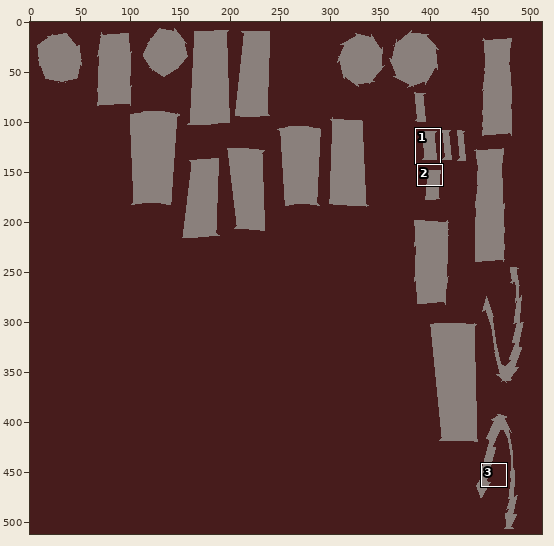
Edited in one commit: sprite sheet (assets/models/shotgun/Shot/shotgunTex.png). Above, an overview of the earlier version with the close-up marked.
Close-up. First the earlier version:
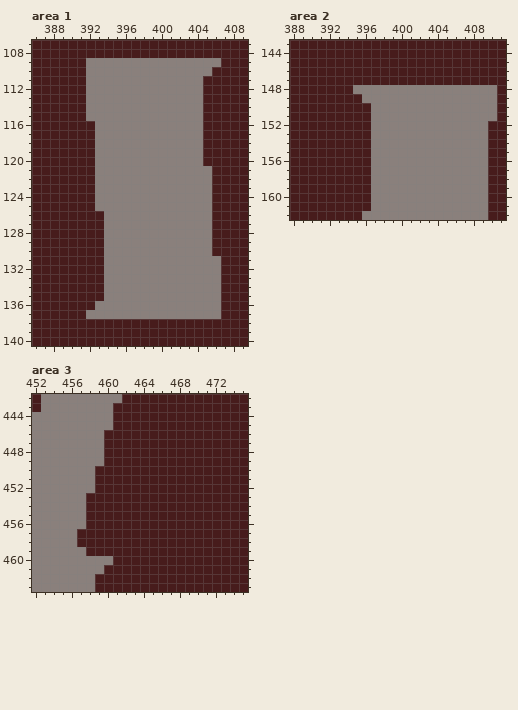
The file is 512x512 pixels. Colours within 5 levels of each other are drawn and written as one. Shown: area 1: x 386..409, y 107..140; area 2: x 388..411, y 143..162; area 3: x 452..475, y 442..463. The commit also changed other parts of the picture, which this record leaves out.
New version:
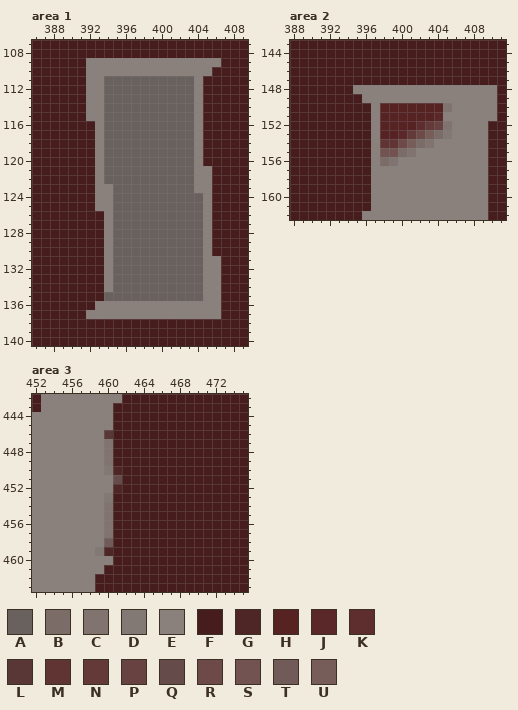
Palette (. is transparent): A #69615e  B #7c6c68  C #81736f  D #827975  E #8a807c  F #471c1c  G #4e2625  H #572222  J #5a2828  K #5e2e2e  L #593736  M #613434  N #643a39  P #684240  Q #654c4a  R #6d4a48  S #725351  T #715b59  U #775d5a
The edit:
--- area 1
@@ x 392..406 @@
 110 EEEEEEEEEEEEEEF
-111 EEEEEEEEEEEEEFF
-112 EEEEEEEEEEEEEFF
-113 EEEEEEEEEEEEEFF
-114 EEEEEEEEEEEEEFF
-115 EEEEEEEEEEEEEFF
-116 FEEEEEEEEEEEEFF
-117 FEEEEEEEEEEEEFF
-118 FEEEEEEEEEEEEFF
-119 FEEEEEEEEEEEEFF
-120 FEEEEEEEEEEEEFF
-121 FEEEEEEEEEEEEEF
-122 FEEEEEEEEEEEEEF
-123 FEEEEEEEEEEEEEF
-124 FEEEEEEEEEEEEEF
-125 FEEEEEEEEEEEEEF
-126 FFEEEEEEEEEEEEF
-127 FFEEEEEEEEEEEEF
-128 FFEEEEEEEEEEEEF
-129 FFEEEEEEEEEEEEF
-130 FFEEEEEEEEEEEEF
-131 FFEEEEEEEEEEEEE
-132 FFEEEEEEEEEEEEE
-133 FFEEEEEEEEEEEEE
-134 FFEEEEEEEEEEEEE
-135 FFEEEEEEEEEEEEE
+111 EEAAAAAAAAAAEFF
+112 EEAAAAAAAAAAEFF
+113 EEAAAAAAAAAAEFF
+114 EEAAAAAAAAAAEFF
+115 EEAAAAAAAAAAEFF
+116 FEAAAAAAAAAAEFF
+117 FEAAAAAAAAAAEFF
+118 FEAAAAAAAAAAEFF
+119 FEAAAAAAAAAAEFF
+120 FEAAAAAAAAAAEFF
+121 FEAAAAAAAAAAEEF
+122 FEAAAAAAAAAAEEF
+123 FEEAAAAAAAAAEEF
+124 FEEAAAAAAAAAAEF
+125 FEEAAAAAAAAAAEF
+126 FFEAAAAAAAAAAEF
+127 FFEAAAAAAAAAAEF
+128 FFEAAAAAAAAAAEF
+129 FFEAAAAAAAAAAEF
+130 FFEAAAAAAAAAAEF
+131 FFEAAAAAAAAAAEE
+132 FFEAAAAAAAAAAEE
+133 FFEAAAAAAAAAAEE
+134 FFEAAAAAAAAAAEE
+135 FFAAAAAAAAAAAEE
 136 FEEEEEEEEEEEEEE
--- area 2
@@ x 396..407 @@
 149 EEEEEEEEEEEE
-150 FEEEEEEEEEEE
-151 FEEEEEEEEEEE
-152 FEEEEEEEEEEE
-153 FEEEEEEEEEEE
-154 FEEEEEEEEEEE
-155 FEEEEEEEEEEE
-156 FEEEEEEEEEEE
+150 FEHHHHHHHCEE
+151 FEHHHHHHJEEE
+152 FEHHHHKNPCEE
+153 FEHHJNRUBDEE
+154 FEMMRUBCEEEE
+155 FESSBCEEEEEE
+156 FEBCEEEEEEEE
 157 FEEEEEEEEEEE
--- area 3
@@ x 455..463 @@
 445 EEEEEEFFF
-446 EEEEEFFFF
-447 EEEEEFFFF
-448 EEEEEFFFF
-449 EEEEEFFFF
-450 EEEEFFFFF
-451 EEEEFFFFF
-452 EEEEFFFFF
-453 EEEFFFFFF
-454 EEEFFFFFF
-455 EEEFFFFFF
-456 EEEFFFFFF
-457 EEFFFFFFF
-458 EEFFFFFFF
-459 EEEFFFFFF
+446 EEEEELFFF
+447 EEEEECFFF
+448 EEEEECFFF
+449 EEEEECFFF
+450 EEEEEDGFF
+451 EEEEEEQFF
+452 EEEEEEGFF
+453 EEEEEDFFF
+454 EEEEECFFF
+455 EEEEECFFF
+456 EEEEECFFF
+457 EEEEECFFF
+458 EEEEETFFF
+459 EEEEDGFFF
 460 EEEEEEFFF
Where, in picture pixels (left, top, right, bottom), the same in both close-ups:
changed: (104, 76, 203, 301)
changed: (380, 103, 452, 166)
changed: (77, 430, 122, 556)
